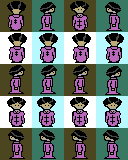
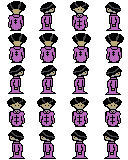
Layered file, before and after one edit (w=128, h=160). Changes by layer:
hid "Layer 1" over [0, 0, 128, 160]
hid "Background" over [0, 0, 128, 160]
